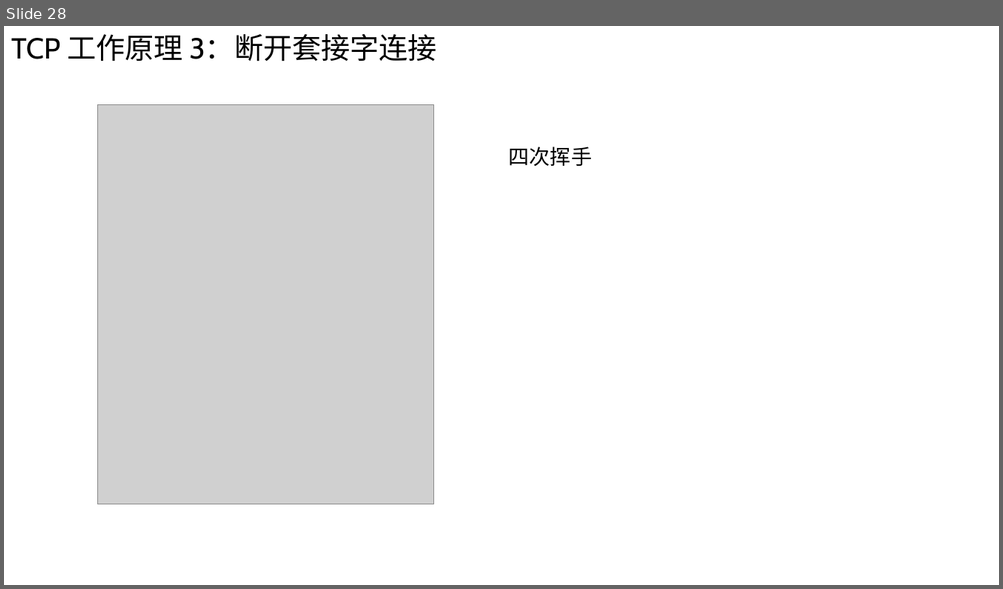
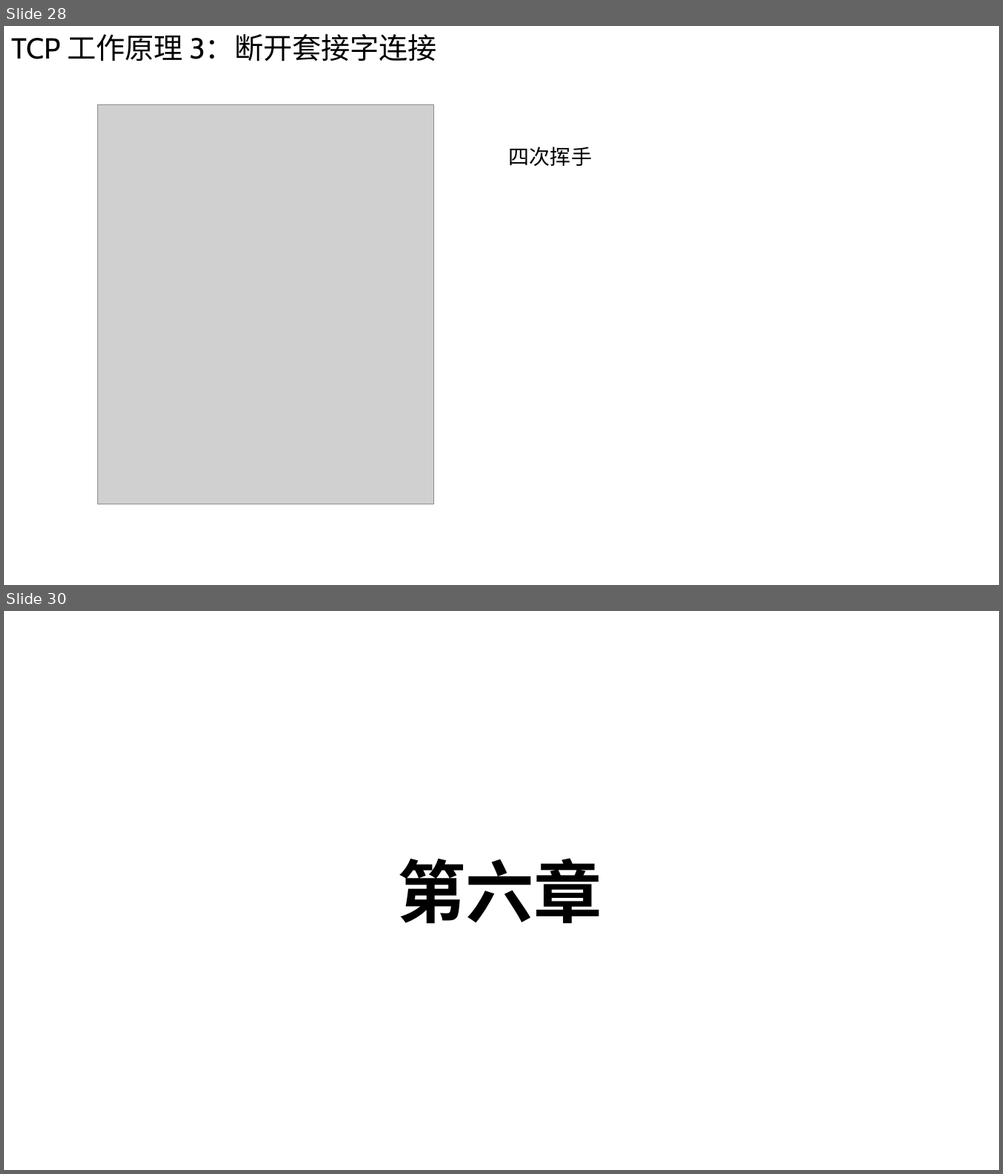
Before and after one commit to Chao200/TCP-IP-Network-Programming, a slide deck: TCP:IP 网络编程.pptx. Shown one above the other, each under a label of ours: slide 28 before the commit, slides 28 and 30 after it; the slides between them are not shown. The pictures are 1003x589 and 1003x1174 pixels, drawn with LibreOffice and Linux fonts; fonts in the diff are those of the drawing; grey boxes stand for pictures. Boxes give left, top, right and bottom in pixels: in the first picture for what was removed or moved away, otherwise in the second. Text is boxed around its words. In the diff, an @@ line names an element or a change of style, - is before the commit and + after.

```diff
--- a/TCP:IP 网络编程.pptx
+++ b/TCP:IP 网络编程.pptx
@@ slide 30 added at (x1=4, y1=611, x2=999, y2=1170), background #FFFFFF @@
@@ text added at (x1=397, y1=858, x2=602, y2=924), 66 pt, text #000000, bold @@
+第六章
```
Also in this commit, not shown: 4 other slides added, 3 slides removed.
